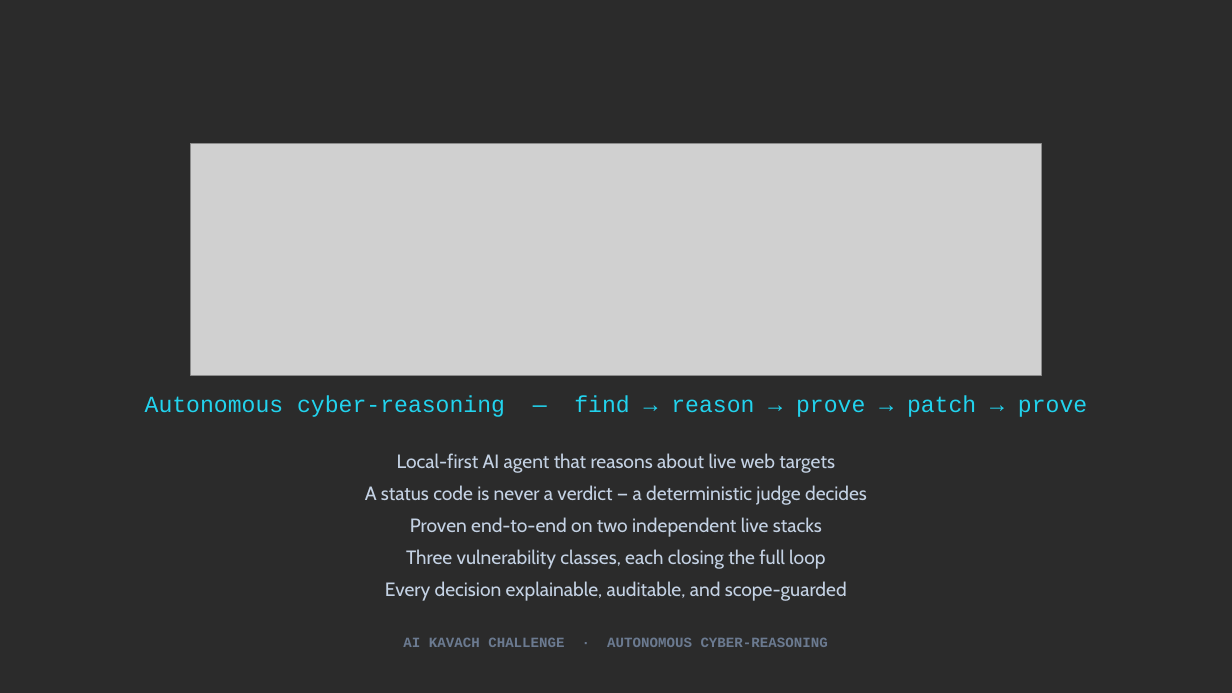
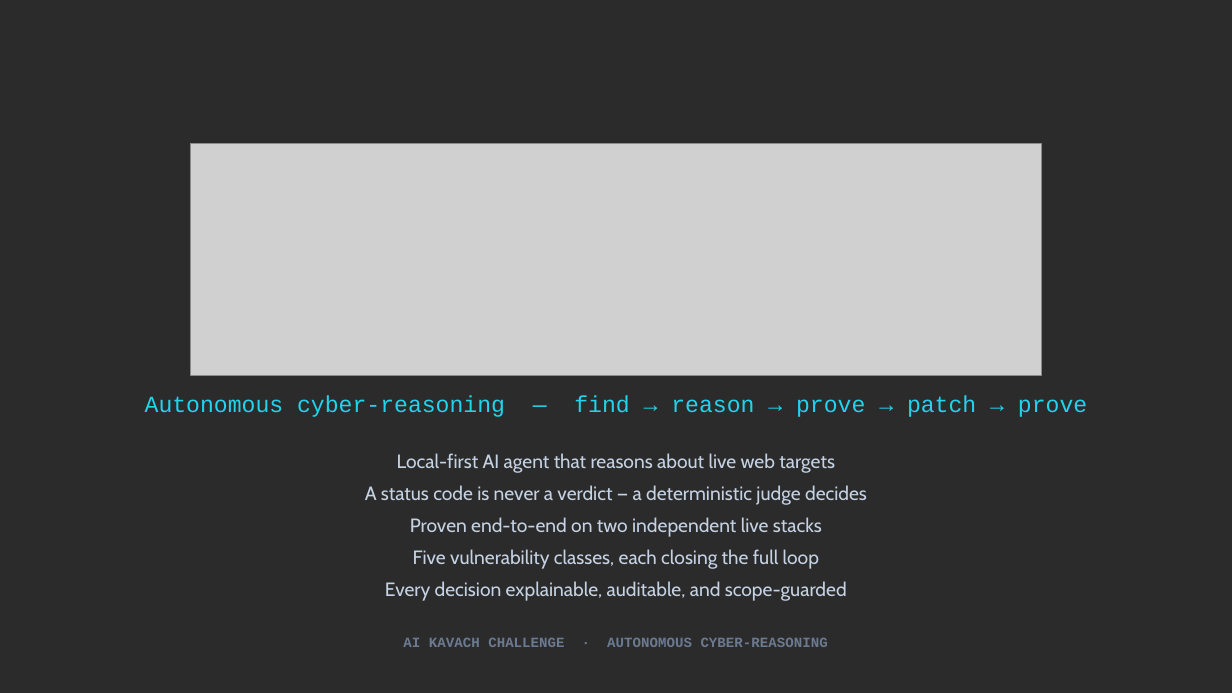
Before and after one commit to arjishnik-sketch/sentinel, a slide deck: slide 1 of deck/Sentinel_AI_Kavach.pptx. Drawn at 1232x693 pixels with LibreOffice and Linux fonts; fonts in the diff are those of the drawing; grey boxes stand for pictures; background and template pictures are left out; a plain dark background stands for a picture behind light text. Boxes give left, top, right and bottom in pixels: in the first picture for what was removed or moved away, otherwise in the second. Text is boxed around its words. In the diff, an @@ line names an element or a change of style, - is before the commit and + after.

```diff
--- a/deck/Sentinel_AI_Kavach.pptx
+++ b/deck/Sentinel_AI_Kavach.pptx
@@ text at bbox=[413, 549, 819, 569]: text changed @@
-Three vulnerability classes, each closing the full loop
+Five vulnerability classes, each closing the full loop
```
Also in this commit, not shown: 25 other slides changed, 2 slides added, 22 other files.
